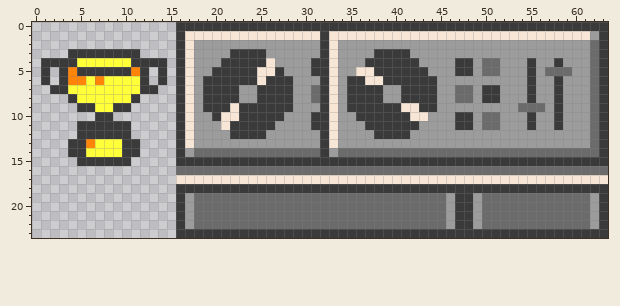
Two states of a pixel-art sprite, Pokemon Brown 3D/Content/Textures/Decorations.png. The first picture shows the starting point.
The file is 64x24 pixels.
The result:
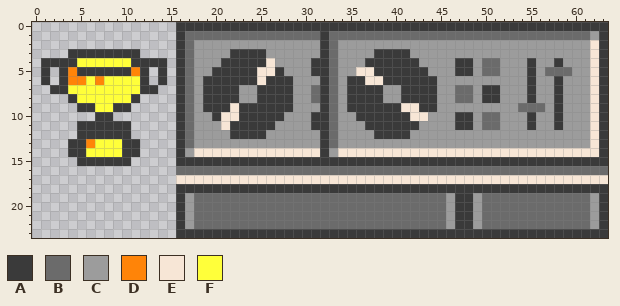
Palette (. is transparent): A #3a3a3a  B #6b6b6b  C #9c9c9c  D #ff8408  E #f7e6d6  F #ffff3a
The edit:
Colour B replaces colour E in row 1 at x 17 to 31 and 33 to 61; in rows 2 to 13 at x 17 and 33.
Colour E replaces colour B in rows 2 to 13 at x 62; in row 14 at x 18 to 31 and 34 to 62.
Pixel boxes of the changes (left, top, right, bottom) in both pictures:
changed: (185, 31, 599, 157)
